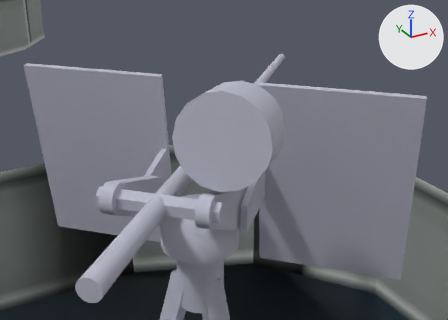
A saved change to the glTF model models/vehicles/CVE_noflag_gun.glb.
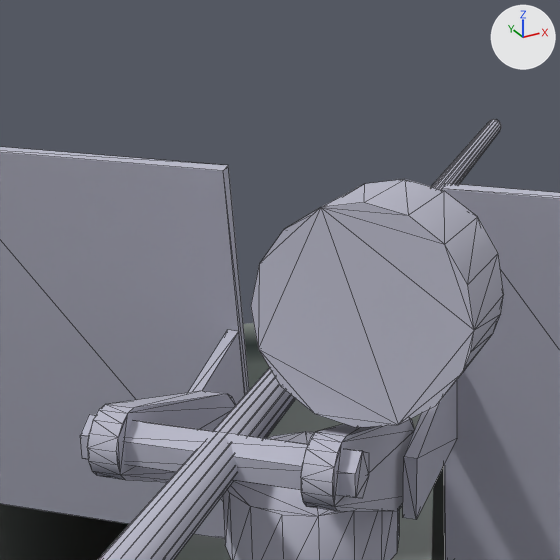
Each version appears first from a camera (50 mm lens) standing at (43.2, -120.57, 45.5) and looking at (46.05, -115.4, 42.92), and next in a close-up on the part from 13% to 69% of the width and 0% to 79% of the height. The lights are fixed; the arrows at upper right show +X, +Y and +Z. The close-ups show mesh edges as thin lines. Where no turn or scale is listed for an object, it has been applied to the vertices.

Script lines for the objects in view, before the commit:
```python
ob_barrel01ar = bpy.data.objects.new('Barrel01AR', me_msh_barrel_004)
ob_barrel01ar.location = (45.61, -114.659, 42.166)
ob_cve = bpy.data.objects.new('CVE', me_msh_cve)
ob_cve.location = (0.0, 0.0, 0.0)
ob_gun01ar = bpy.data.objects.new('Gun01AR', me_msh_gun01ar)
ob_gun01ar.location = (46.61, -113.659, 41.086)
```
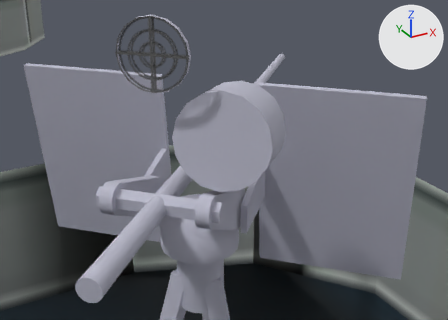
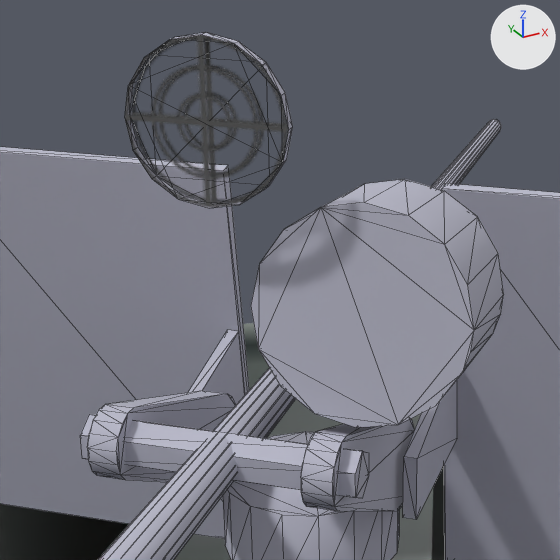
What differs and where, as boxes (x1, y1, x2, y2) in the close-ups (560 x 560 px):
'Gunsight', added: after (125, 32, 293, 208)
    faces in mat_txt_trans (picture img_casablanca_trans): (125, 35, 288, 207)
    faces in mat_mat_guns (light grey #bcbccb): (129, 32, 293, 208)

The edits, one by one:
Mesh me_cylinder is new.
It has 32 vertices, 60 faces and spans x -0.309..0.309, y -0.309..0.309, z -0.409..0.409.
Faces by material slot: [28, 32].
It uses material mat_txt_trans (picture img_casablanca_trans).
It uses material mat_mat_guns (light grey #bcbccb).
Object 'Gunsight' (ob_gunsight) is new; it shows me_cylinder.
Its location is (45.61, -114.659, 43.916).
